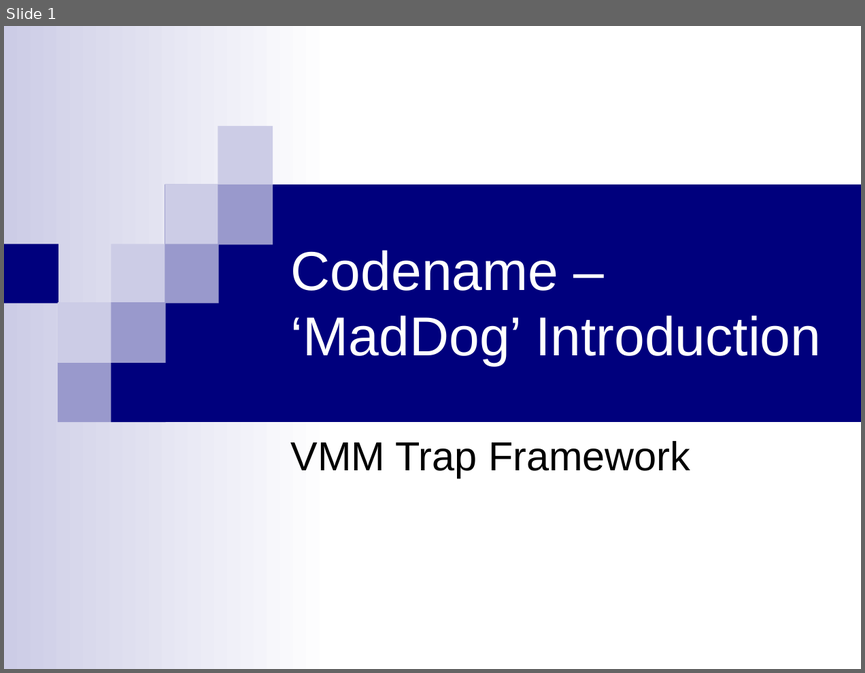
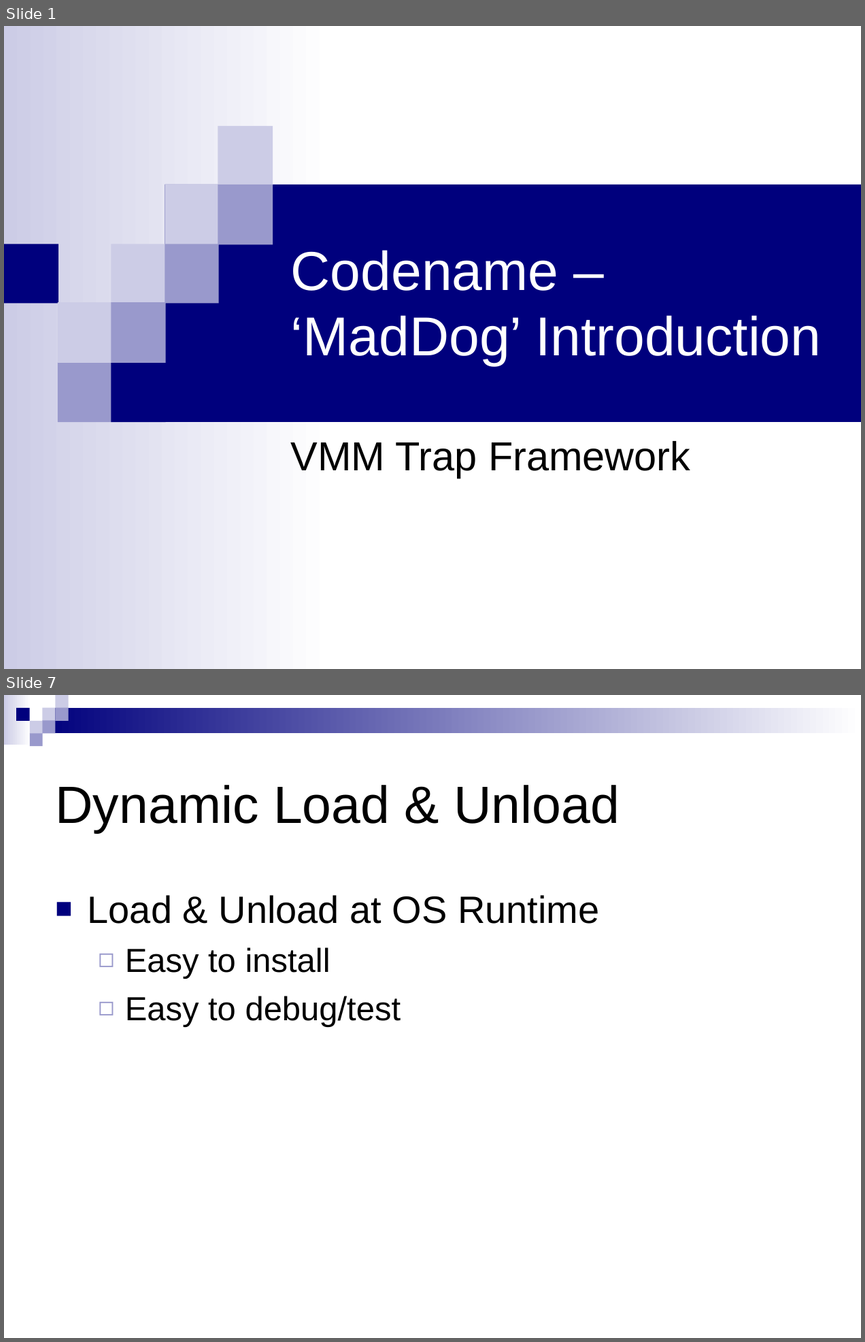
Before and after one commit to xdel/bluepillstudy, a slide deck: Framework/MadDog/doc/MadDog Project.ppt. Shown one above the other, each under a label of ours: slide 1 before the commit, slides 1 and 7 after it; the slides between them are not shown. The pictures are 865x673 and 865x1342 pixels, drawn with LibreOffice and Linux fonts; fonts in the diff are those of the drawing. Boxes give left, top, right and bottom in pixels: in the first picture for what was removed or moved away, otherwise in the second. Text is boxed around its words. In the diff, an @@ line names an element or a change of style, - is before the commit and + after.

```diff
--- a/Framework/MadDog/doc/MadDog Project.ppt
+++ b/Framework/MadDog/doc/MadDog Project.ppt
@@ slide 7 added at (4,695,861,1338), background #FFFFFF @@
@@ group added at (4,695,861,747): 9 rectangles @@
@@ title added at (55,785,619,833), 44 pt, text #000000 @@
+Dynamic Load & Unload
@@ text added at (88,895,599,1027), 28 pt, text #000000 @@
+■ Load & Unload at OS Runtime
+  ◻ Easy to install
+  ◻ Easy to debug/test
```
Also in this commit, not shown: 3 slides changed, 3 other slides added, 2 slides removed.
